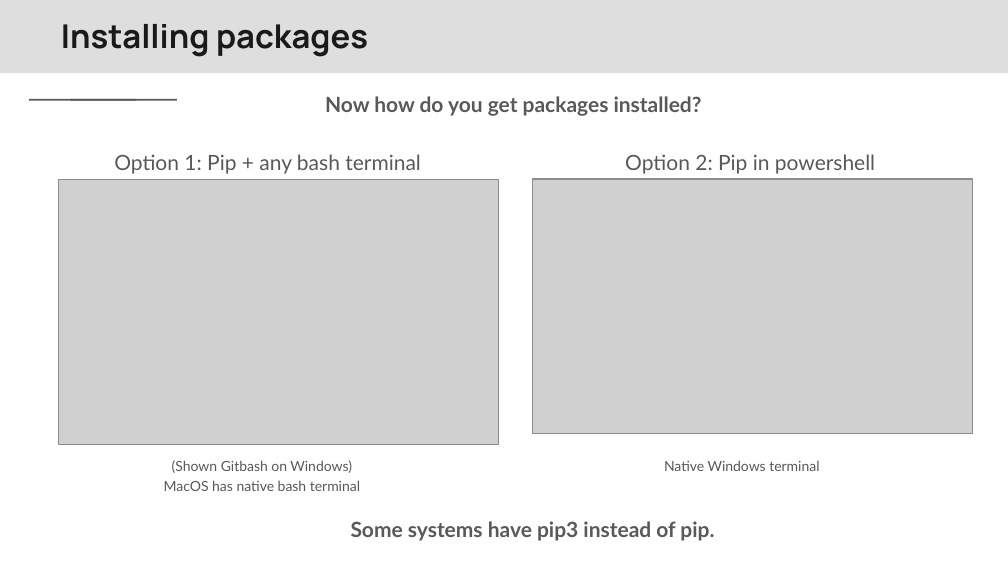
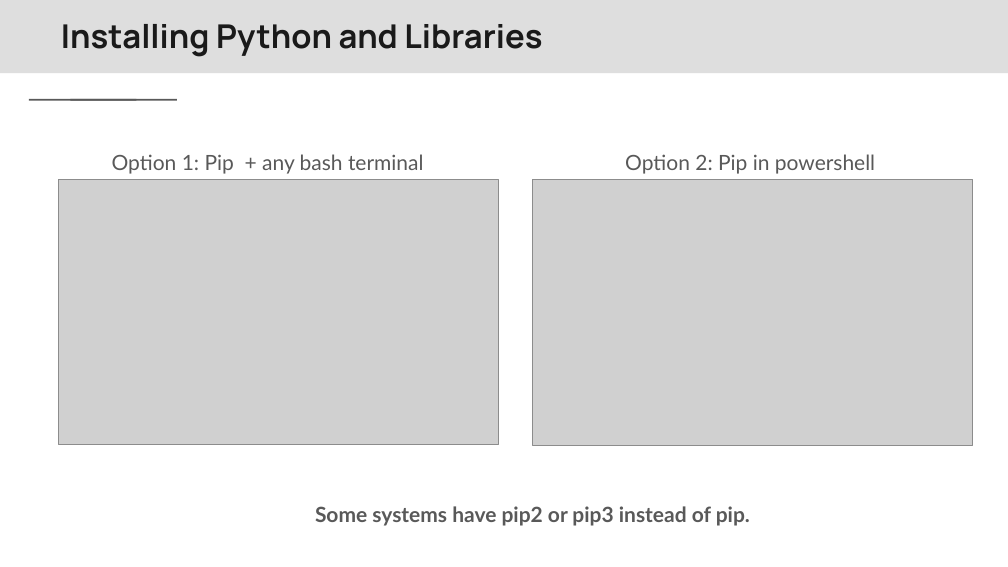
Before and after one commit to Center-for-Health-Data-Science/PythonTsunami, a slide deck: slide 14 of slides/Python Tsunami Local Installations vs code.pptx (slide 11 before the commit). Drawn at 1008x567 pixels with LibreOffice and Linux fonts; fonts in the diff are those of the drawing; grey boxes stand for pictures; background and template pictures are left out. Boxes give left, top, right and bottom in pixels: in the first picture for what was removed or moved away, otherwise in the second. Text is boxed around its words. In the diff, an @@ line names an element or a change of style, - is before the commit and + after.

```diff
--- a/slides/Python Tsunami Local Installations vs code.pptx
+++ b/slides/Python Tsunami Local Installations vs code.pptx
@@ title at <box>61,24,542,57</box>: text changed @@
-Installing packages
+Installing Python and Libraries
@@ text removed at <box>325,96,702,116</box> @@
-Now how do you get packages installed?
@@ picture: place and size @@
-picture at <box>533,179,973,434</box>
+picture at <box>533,179,973,446</box>
@@ text removed at <box>164,460,360,491</box> @@
-(Shown Gitbash on Windows)
-MacOS has native bash terminal
@@ text removed at <box>664,460,819,471</box> @@
-Native Windows terminal
@@ text at <box>315,506,750,526</box>: text changed @@
-Some systems have pip3 instead of pip.
+Some systems have pip2 or pip3 instead of pip.
```
Also in this commit, not shown: 8 other slides changed, 4 slides added, 1 other file.
